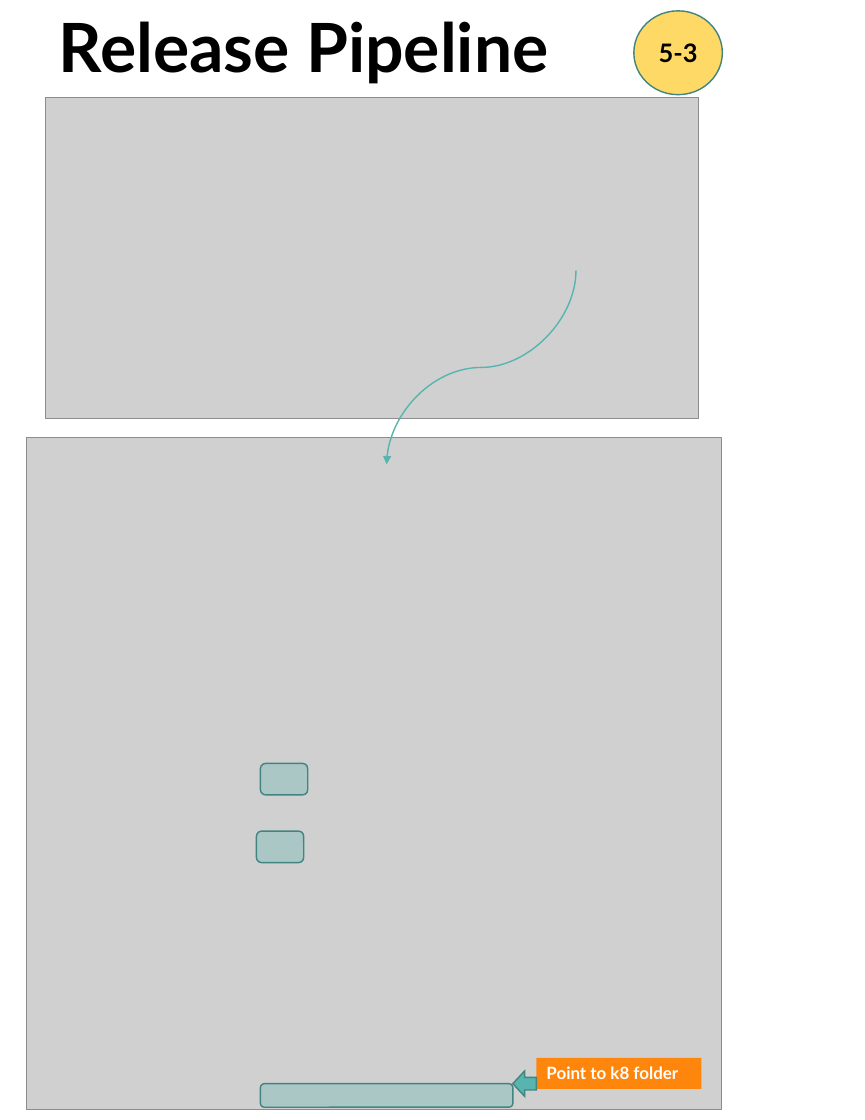
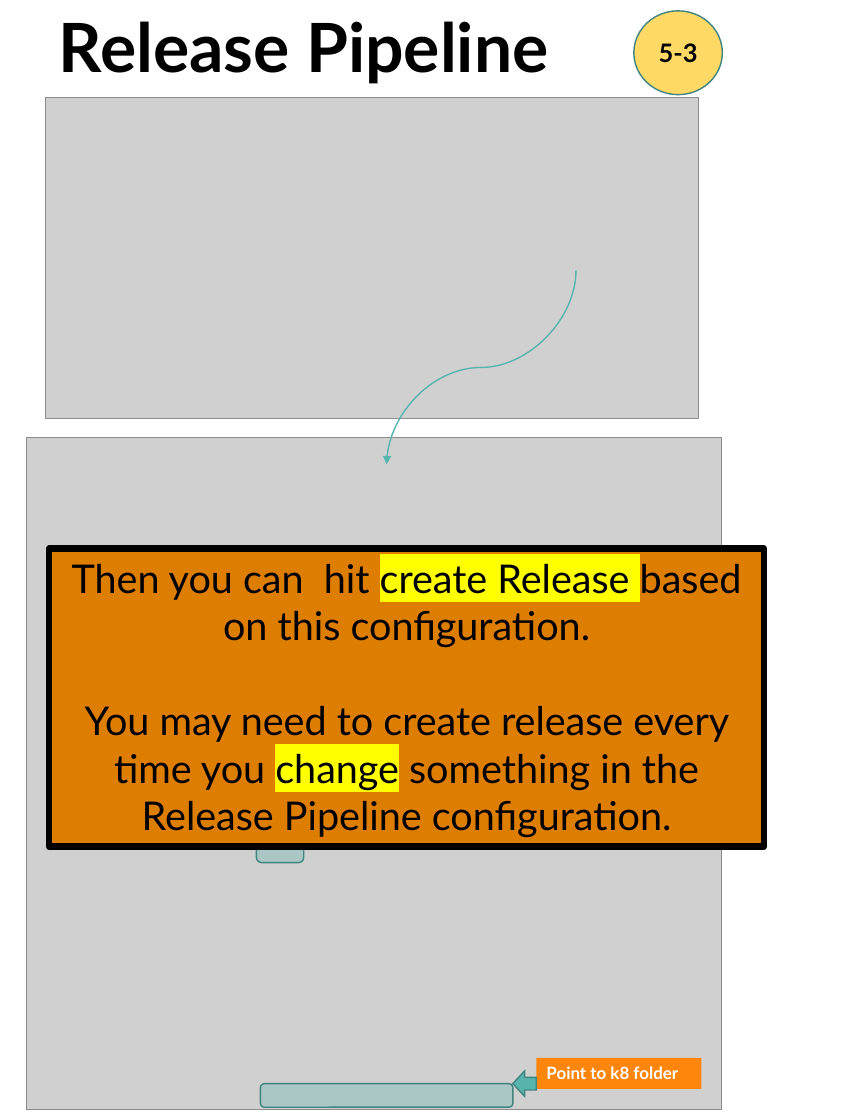
Before and after one commit to scorpion0511/mytracker, a slide deck: slide 66 of doc/React.pptx (slide 65 before the commit). Drawn at 865x1120 pixels with LibreOffice and Linux fonts; fonts in the diff are those of the drawing; grey boxes stand for pictures. Boxes give left, top, right and bottom in pixels: in the first picture for what was removed or moved away, otherwise in the second. Text is boxed around its words. In the diff, an @@ line names an element or a change of style, - is before the commit and + after.

```diff
--- a/doc/React.pptx
+++ b/doc/React.pptx
@@ rectangle added at [49,549,764,847], fill #DE7E00, outline #000000 4.5 pt, 28 pt, text #000000 @@
+Then you can hit create Release based on this configuration.
+You may need to create release every time you change something in the Release Pipeline configuration.
@@ rounded rectangle removed at [261,763,308,795] @@
```
Also in this commit, not shown: 2 other slides changed, 2 slides added.
